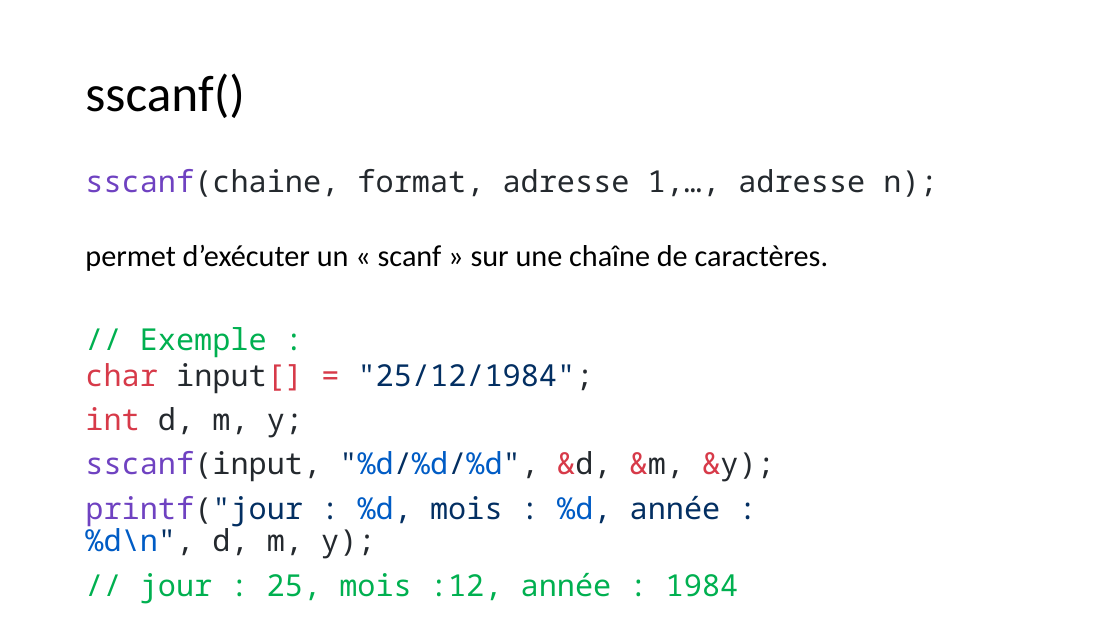
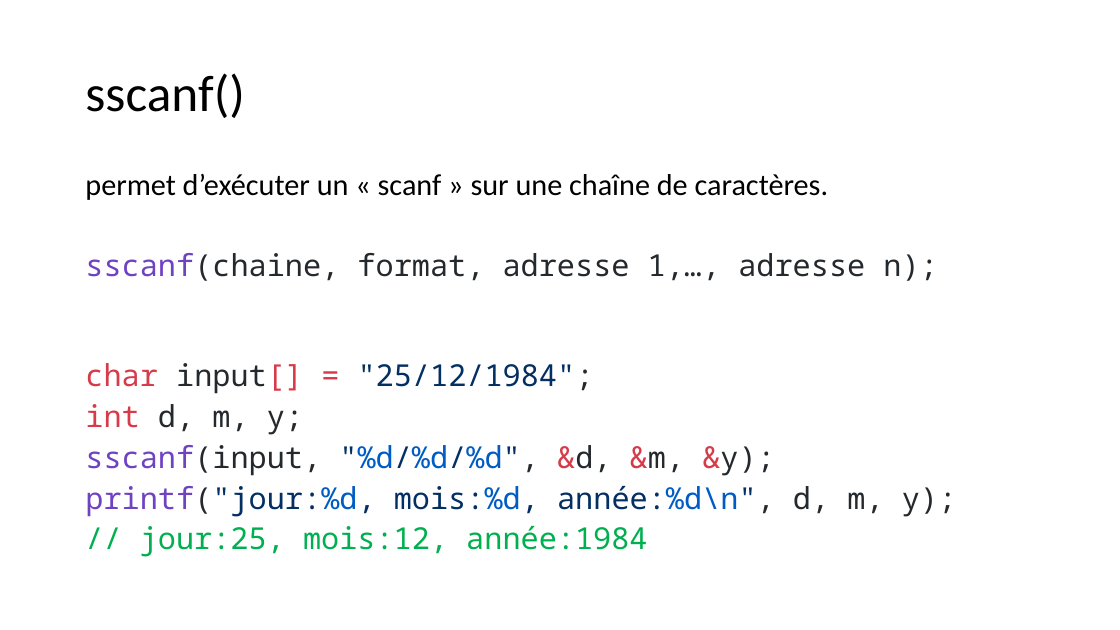
Before and after one commit to Firestorm49/bts-1, a slide deck: slide 23 of 02_C/03_Tableaux/tableaux.pptx (slide 26 before the commit). Drawn at 1120x630 pixels with LibreOffice and Linux fonts; fonts in the diff are those of the drawing. Boxes give left, top, right and bottom in pixels: in the first picture for what was removed or moved away, otherwise in the second. Text is boxed around its words. In the diff, an @@ line names an element or a change of style, - is before the commit and + after.

```diff
--- a/02_C/03_Tableaux/tableaux.pptx
+++ b/02_C/03_Tableaux/tableaux.pptx
@@ text at [85,174,829,200]: paragraph added @@
+permet d’exécuter un « scanf » sur une chaîne de caractères.
@@ text at [85,253,937,476]: line spacing 0.7 to 0.8; line spacing 0.9 to 0.8 @@
@@ text at [85,363,594,394]: text changed; font Calibri to Noto Sans Mono; text colour #000000 to #032F62 @@
-permet d’exécuter un « scanf » sur une chaîne de caractères.
-// Exemple :
-char input[] = "25/12/1984";
+char input[] = "25/12/1984";
@@ text at [85,486,956,557]: text changed @@
-printf("jour : %d, mois : %d, année : %d\n", d, m, y);
-// jour : 25, mois :12, année : 1984
+printf("jour:%d, mois:%d, année:%d\n", d, m, y);
+// jour:25, mois:12, année:1984
```
Also in this commit, not shown: 10 other slides changed, 5 slides removed, 28 other files.
